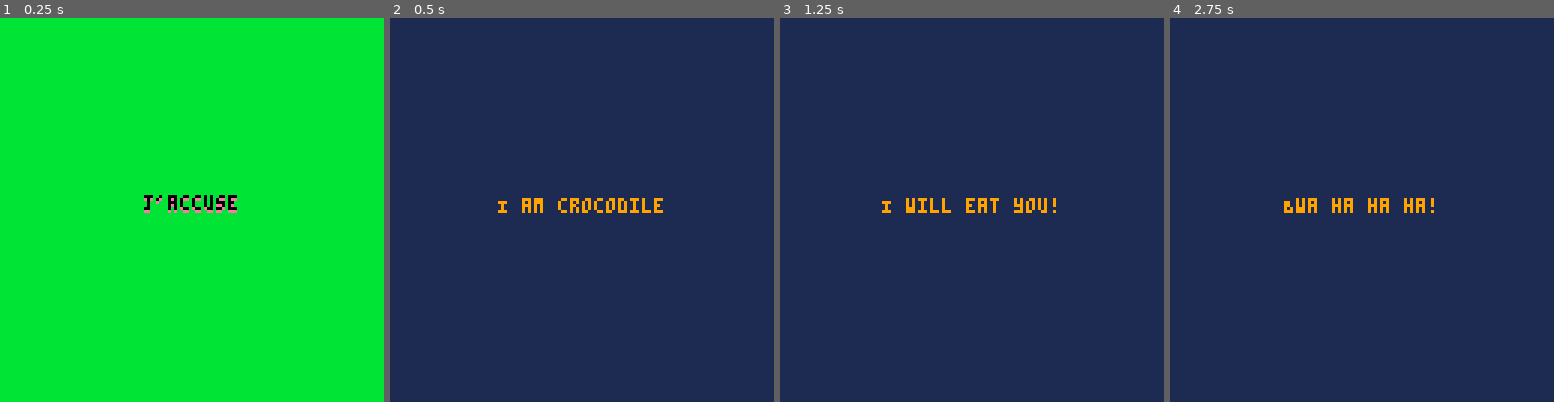
Above: before the commit, frames 1-4 (left to right).
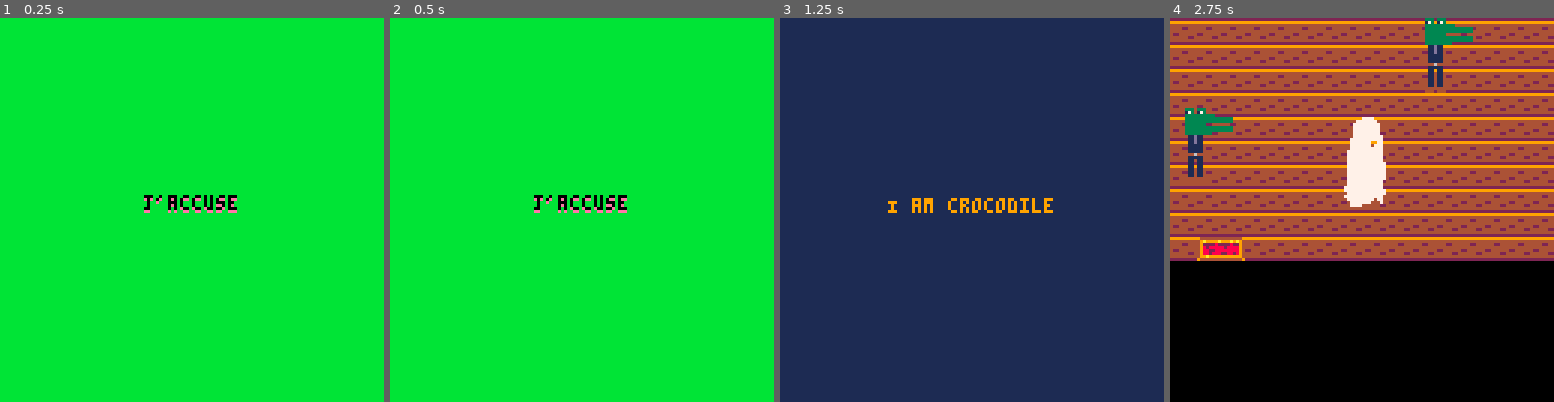
Above: after the commit, the same moments.

Repository: Alfie-Edwards/jaccuse
Game: PICO-8 cartridge game.p8
Two runs of this game, one before a commit and one after it. Both use one fixed random seed, a clock stepped at 60 frames per second and the inputs below.
Inputs (mouse positions are in pixels of both pictures, inside the frame that each line leads up to):
- Up to frame 1 (0.25 s): no input
- Up to frame 2 (0.5 s): tap X (X key) at 0.33 s
- Up to frame 3 (1.25 s): click (1060, 121) at 0.67 s; tap O (Z key) at 0.7 s; tap X (X key) at 1.07 s; click (826, 267) at 1.22 s
- Up to frame 4 (2.75 s): hold Right 1.6-2.1 s; tap O (Z key) at 1.7, 2.1, 2.5 s; click (1277, 114) at 1.77 s; tap X (X key) at 1.85 s; hold Up 2.15-2.42 s; click (1342, 259) at 2.32 s; hold Right from 2.47 s (still down)

Frame 1 is identical in both runs. In frame 2, 100% of the frame differs, in the area x 0-100%, y 0-100%; in frame 3, 0.8%; in frame 4, 99%.

Commit message:
Abstract all the screens logic into its separate file

Diff:
--- a/game.p8
+++ b/game.p8
@@ -8,6 +8,7 @@
 #include player.lua
 #include scenario.lua
 #include speech.lua
+#include screens.lua
 
 
 room = {
@@ -19,15 +20,6 @@
 function _init()
 	-- Disable repeated keypresses when holding down key.
 	poke(0x5f5c, 255)
-
-	scene = "menu"
-	intro_strings = {
-		"I am crocodile",
-		"I will eat you!",
-		"Bwa ha ha ha!",
-	}
-
-	intro_string = nil
 
 	sprites = {
 		player_front = sprite(64, 2, 4, 8, 32),
@@ -48,6 +40,7 @@
 		floor = sprite(255, 1, 1, 0, 0),
 	}
 
+	init_screens()
 	init_mouse()
 	init_player()
 	init_scenario()
@@ -59,58 +52,17 @@
 
 function _update60()
 	update_mouse()
-
-	if scene == "menu" then
-		if any_input() then
-			scene = "intro"
-			cor = cocreate(intro_scene)
-		end
-	end
-
-	if scene == "intro" then
-		if cor and costatus(cor) != 'dead' and btnp(❎) then
-			coresume(cor)
-		end
-	end
-
+	update_screens()
 	update_player()
 	update_interaction()
 	update_speech()
 end
 
-function intro_scene()
-	for _, string in pairs(intro_strings) do
-		intro_string = string
-		yield()
-	end
-
-	scene = "game"
-end
-
 -- draw ------------------------
 
 
 function _draw()
-	if scene == "menu" then
-		draw_start_screen()
-		return
-	end
-
-	if scene == "intro" then
-		draw_intro_screen()
-		return
-	end
-
-	if not scene == "game" then
-		return
-	end
-
-	if won() then
-		draw_win_screen()
-		return
-	end
-	if lost() then
-		draw_lose_screen()
+	if draw_screens() == 1 then
 		return
 	end
 
@@ -180,61 +132,6 @@
 	if flip_x == nil then flip_x = false end
 	if flip_y == nil then flip_y = false end
 	spr(sprite.id, x - sprite.ox, y - sprite.oy, sprite.w, sprite.h, flip_x, flip_y)
-end
-
-function won()
-	-- TODO: Assign accused variable elsewhere
-	return (
-		scenario != nil and
-		accused != nil and
-		accused == scenario.guilty and
-		scene == "game"
-	)
-end
-
-function lost()
-	-- TODO: Assign accused variable elsewhere
-	return (
-		scenario != nil and
-		accused != nil and
-		accused != scenario.guilty and
-		scene == "game"
-	)
-end
-
-function draw_start_screen()
-	cls(11)
-
-	color(14)
-	print_centered("j'accuse", 60)
-	color(0)
-	print_centered("j'accuse", 59)
-
-	color(14)
-	if strobe(0.66) then
-		print_centered("PRESS ANY BUTTON...", 100)
-	end
-end
-
-function draw_intro_screen()
-	cls(1)
-
-	color(9)
-	print_centered(intro_string, 60)
-end
-
-function draw_win_screen()
-	cls(9)
-
-	color(7)
-	print_centered("you win!!!", 60)
-end
-
-function draw_lose_screen()
-	cls(0)
-
-	color(8)
-	print_centered("you lost!!!", 60)
 end
 
 -- util ------------------------
--- /dev/null
+++ b/screens.lua
@@ -0,0 +1,118 @@
+function init_screens()
+	scene = "menu"
+	intro_strings = {
+		"I am crocodile",
+		"I will eat you!",
+		"Bwa ha ha ha!",
+	}
+
+	intro_string = nil
+end
+
+function update_screens()
+	if scene == "menu" then
+		if any_input() then
+			scene = "intro"
+			cor = cocreate(intro_scene)
+		end
+	end
+
+	if scene == "intro" then
+		if cor and costatus(cor) ~= 'dead' and btnp(4) then
+			coresume(cor)
+		end
+	end
+end
+
+function intro_scene()
+	for _, string in pairs(intro_strings) do
+		intro_string = string
+		yield()
+	end
+
+	scene = "game"
+end
+
+function draw_screens()
+	if scene == "menu" then
+		draw_start_screen()
+		return 1
+	end
+
+	if scene == "intro" then
+		draw_intro_screen()
+		return 1
+	end
+
+	if not scene == "game" then
+		return 1
+	end
+
+	if won() then
+		draw_win_screen()
+		return 1
+	end
+	if lost() then
+		draw_lose_screen()
+		return 1
+	end
+end
+
+function won()
+	-- TODO: Assign accused variable elsewhere
+	return (
+		scenario ~= nil and
+		accused ~= nil and
+		accused == scenario.guilty and
+		scene == "game"
+	)
+end
+
+function lost()
+	-- TODO: Assign accused variable elsewhere
+	return (
+		scenario ~= nil and
+		accused ~= nil and
+		accused ~= scenario.guilty and
+		scene == "game"
+	)
+end
+
+function draw_start_screen()
+	cls(11)
+
+	color(14)
+	print_centered("j'accuse", 60)
+	color(0)
+	print_centered("j'accuse", 59)
+
+	color(14)
+	if strobe(0.66) then
+		print_centered("PRESS ANY BUTTON...", 100)
+	end
+end
+
+function draw_intro_screen()
+	if intro_string == nil then
+		return
+	end
+
+	cls(1)
+
+	color(9)
+	print_centered(intro_string, 60)
+end
+
+function draw_win_screen()
+	cls(9)
+
+	color(7)
+	print_centered("you win!!!", 60)
+end
+
+function draw_lose_screen()
+	cls(0)
+
+	color(8)
+	print_centered("you lost!!!", 60)
+end
